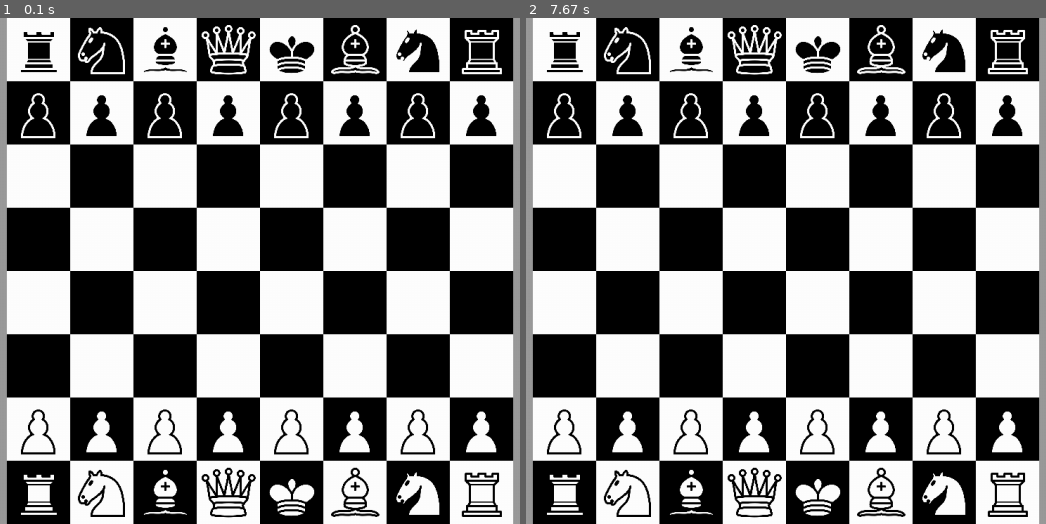
Above: before the commit, frames 1-2 (left to right).
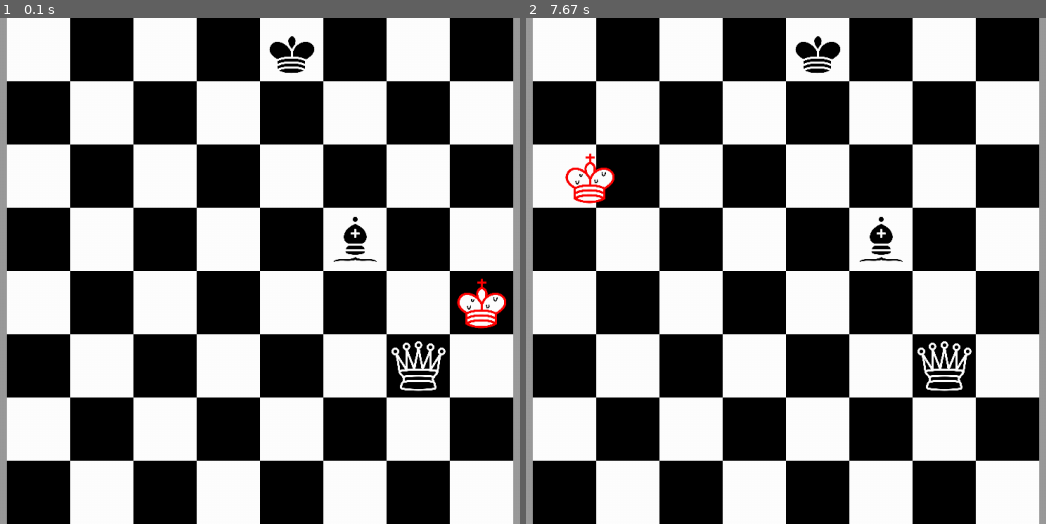
Above: after the commit, the same moments.

Repository: Paxnar/Chesss
Game: pygame game, started from games/chess/main.py
Same seed, same stepped clock (60 frames per second), same inputs: the game is played once before the commit and once after it.
Inputs (mouse positions are in pixels of both pictures, inside the frame that each line leads up to):
- Up to frame 1 (0.1 s): no input
- Up to frame 2 (7.67 s): click (786, 271) at 0.38 s; click (1025, 326) at 7.28 s; move the mouse to (588, 174) at 7.53 s

The runs differ from the first frame. In frame 1, 9.9% of the frame differs, in the area x 4-98%, y 1-99%; in frame 2, 9.7%.

Commit message:
шахматы - мат - version 6 (сначала)

Diff:
--- a/games/chess/main.py
+++ b/games/chess/main.py
@@ -55,7 +55,7 @@
             King(BLACK), Bishop(BLACK), Knight(BLACK), Rook(BLACK)
         ]
         self.kingscoords = [[0, 4], [7, 4]]
-        '''self.field = []
+        self.field = []
         for row in range(8):
             self.field.append([None] * 8)
         self.field[3][7] = King(WHITE)
@@ -63,7 +63,7 @@
         self.field[4][5] = Bishop(BLACK)
         self.field[2][6] = Queen(BLACK)
         self.kingscoords = [[3, 7], [7, 4]]
-        self.color = BLACK'''
+        self.color = BLACK
 
     def current_player_color(self):
         return self.color
@@ -887,8 +887,6 @@
                         over = [True, BLACK]
                     elif field[i][o].get_color() == BLACK and self.checkB:
                         image = pygame.transform.scale(load_image("bKingshah.png"), (90, 90))
-                    else:
-                        print(self.checkB, self.bcells)
                     screen.blit(image, (280 + 90 * o, 90 * (7 - i)))
                 elif type(field[i][o]) == Pawn:
                     if field[i][o].get_color() == WHITE:
@@ -1013,6 +1011,7 @@
     # Создаём шахматную доску
     global checkB
     global checkW
+    global over
     chisla = [720, 8]
     pygame.init()
     pygame.display.set_caption('Шахматы')
@@ -1116,6 +1115,10 @@
             if event.type == pygame.QUIT or event.type == pygame.MOUSEBUTTONDOWN:
                 running = False
     pygame.quit()
+    checkW = False
+    checkB = False
+    over = [False, 0]
+    main()
 
 
 if __name__ == "__main__":
--- a/games/chess/testcodes.py
+++ b/games/chess/testcodes.py
@@ -6,4 +6,4 @@
 pow = Paxnar('s')
 shoo = Paxnar('g')
 s = [Paxnar('sfg'), Paxnar('dg')]
-print(pow in s)
+print(Paxnar('sfg') in s)
